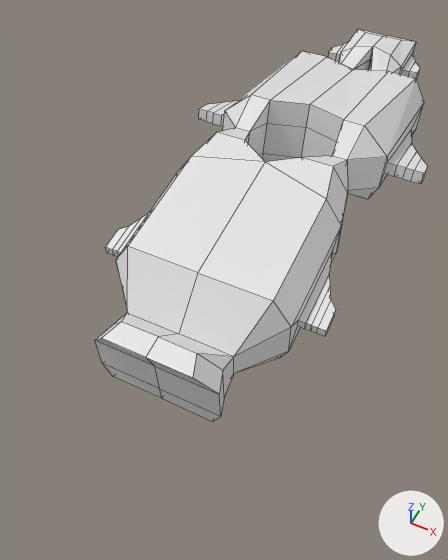
What one commit did to the Blender file kybons/blend/ships/heavy.blend.
Both versions are drawn from a 50 mm lens placed at (12.2, -33.8, 34.0), pointed at (-1.6, -6.3, -0.5). The lights are fixed; the arrows at lower right show +X, +Y and +Z. Mesh edges are drawn as thin lines.
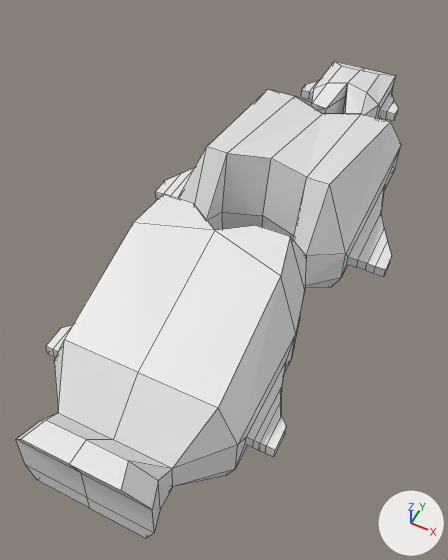
The change in detail:
me_cube_001 is used by ob_cube; location (0.0, 0.0, 0.0); scale (0.761, 0.761, 0.761).
me_cube_001 had 148 vertices, 143 faces and spanned x 0.0..12.1, y -24.6..35.8, z 0.0..12.0.
me_cube_001 now has 148 vertices, 143 faces and spans x 0.0..9.2, y -25.5..20.0, z 0.0..9.1.
me_cube_001 part 1: 148 of 148 vertices moved; they spanned x 0.0..12.1, y -24.6..35.8, z 0.0..12.0 and now span x 0.0..9.2, y -25.5..20.0, z 0.0..9.1; mean shift (-1.3, -8.3, -2.7); largest move (4.0, 35.8, 4.9) -> (3.0, 20.0, 3.7).
Object 'Cube' (ob_cube) is rescaled from (0.761, 0.761, 0.761) to (1.0, 1.0, 1.0).

What differs and where, as boxes (x1, y1, x2, y2) in the pictures (448 x 560 px):
'Cube', reshaped, rescaled (16% wider, 22% taller): before (95, 29, 428, 421); after (16, 61, 401, 538)
